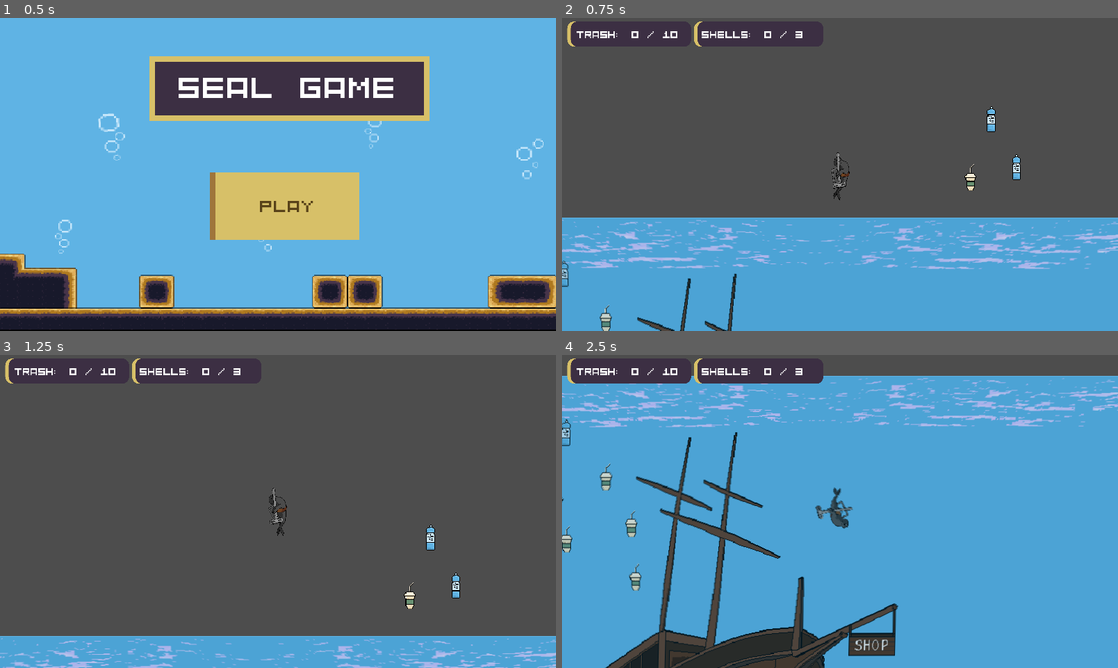
Above: before the commit, frames 1-4 (two rows, left to right).
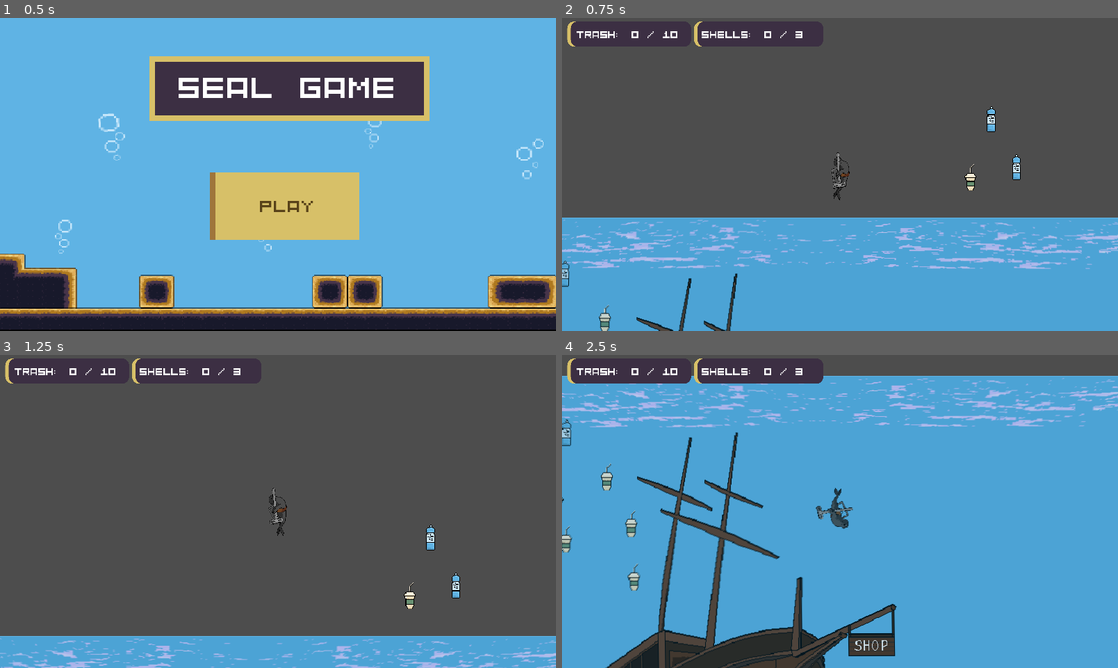
Above: after the commit, the same moments.

Repository: MDSErikaFF/GDV210_GamesForImpact
Game: Godot game, scene res://UI/main_menu.tscn
Same seed, same stepped clock (60 frames per second), same inputs: the game is played once before the commit and once after it. The engine's default icon, where the game draws it, is replaced by a stand-in: a white triangle on a blue panel in a dark square.
Inputs (mouse positions are in pixels of both pictures, inside the frame that each line leads up to):
- Up to frame 1 (0.5 s): no input
- Up to frame 2 (0.75 s): click "Play" at 0.5 s
- Up to frame 3 (1.25 s): no input
- Up to frame 4 (2.5 s): move the mouse to (962, 495) at 1.27 s; hold D (Right) 1.28-2.03 s; tap P (ActivatePollution) at 1.35 s; move the mouse to (728, 527) at 2.02 s; hold S (Down) from 2.03 s (still down); click (728, 527) at 2.1 s

Frame 1 is identical in both runs. In frame 2, 2.0% of the frame differs, in the area x 0-100%, y 64-100%; in frame 3, 1.1%; in frame 4, 3.3%, in the area x 0-100%, y 7-100%.

Commit message:
Added hermit crab and a "E" symbol when at shop to indicate the player how to open the shop

Diff:
--- a/gdv210_gamesforimpact/Scenes/Levels/Other/underwater_effect_filter.tscn
+++ b/gdv210_gamesforimpact/Scenes/Levels/Other/underwater_effect_filter.tscn
@@ -4,7 +4,7 @@
 
 [sub_resource type="ShaderMaterial" id="ShaderMaterial_4hlw7"]
 shader = ExtResource("1_h1yhn")
-shader_parameter/wave_strength = 9.032
+shader_parameter/wave_strength = 6.013
 shader_parameter/wave_speed = 1.544
 shader_parameter/distortion_strength = 0.002
 shader_parameter/water_tint = Color(0, 0.4, 0.6, 0.25)
--- a/gdv210_gamesforimpact/Scenes/Shop/Shop.tscn
+++ b/gdv210_gamesforimpact/Scenes/Shop/Shop.tscn
@@ -1,7 +1,8 @@
-[gd_scene load_steps=4 format=3 uid="uid://q2nqilgd5pf3"]
+[gd_scene load_steps=5 format=3 uid="uid://q2nqilgd5pf3"]
 
 [ext_resource type="Script" path="res://Scripts/entities/Shop/Shop.gd" id="1_sj8lk"]
 [ext_resource type="Texture2D" uid="uid://bcawmp7cufhka" path="res://Assets/Images/Ship 1.png" id="2_nj55o"]
+[ext_resource type="PackedScene" uid="uid://pvdvjo67dfuw" path="res://Scenes/Shop/hermit_crab.tscn" id="3_et8b6"]
 
 [sub_resource type="RectangleShape2D" id="RectangleShape2D_p578e"]
 size = Vector2(240, 173)
@@ -12,6 +13,9 @@
 [node name="ShopSprite2D" type="Sprite2D" parent="."]
 texture = ExtResource("2_nj55o")
 
+[node name="HermitCrab" parent="." instance=ExtResource("3_et8b6")]
+position = Vector2(-293, 282)
+
 [node name="ShopArea2D" type="Area2D" parent="."]
 
 [node name="CollisionShape2D" type="CollisionShape2D" parent="ShopArea2D"]
--- /dev/null
+++ b/gdv210_gamesforimpact/Scenes/Shop/hermit_crab.tscn
@@ -0,0 +1,63 @@
+[gd_scene load_steps=10 format=3 uid="uid://pvdvjo67dfuw"]
+
+[ext_resource type="Script" path="res://Scripts/entities/Shop/hermit_crab.gd" id="1_ibg5y"]
+[ext_resource type="Texture2D" uid="uid://c5qctgs2embwk" path="res://Assets/Images/Characters/HermitCrab_SpriteSheet_Idle.png" id="1_l1mss"]
+[ext_resource type="Texture2D" uid="uid://bnt3o0nqr7ue6" path="res://Assets/Images/PressE_Icon.png" id="3_1f0r8"]
+
+[sub_resource type="AtlasTexture" id="AtlasTexture_ddbaa"]
+atlas = ExtResource("1_l1mss")
+region = Rect2(0, 0, 64, 64)
+
+[sub_resource type="AtlasTexture" id="AtlasTexture_uwgbi"]
+atlas = ExtResource("1_l1mss")
+region = Rect2(64, 0, 64, 64)
+
+[sub_resource type="AtlasTexture" id="AtlasTexture_mcyc4"]
+atlas = ExtResource("1_l1mss")
+region = Rect2(128, 0, 64, 64)
+
+[sub_resource type="AtlasTexture" id="AtlasTexture_ydt5o"]
+atlas = ExtResource("1_l1mss")
+region = Rect2(192, 0, 64, 64)
+
+[sub_resource type="AtlasTexture" id="AtlasTexture_itsf6"]
+atlas = ExtResource("1_l1mss")
+region = Rect2(256, 0, 64, 64)
+
+[sub_resource type="SpriteFrames" id="SpriteFrames_liuqk"]
+animations = [{
+"frames": [{
+"duration": 1.0,
+"texture": SubResource("AtlasTexture_ddbaa")
+}, {
+"duration": 1.0,
+"texture": SubResource("AtlasTexture_uwgbi")
+}, {
+"duration": 1.0,
+"texture": SubResource("AtlasTexture_mcyc4")
+}, {
+"duration": 1.0,
+"texture": SubResource("AtlasTexture_ydt5o")
+}, {
+"duration": 1.0,
+"texture": SubResource("AtlasTexture_itsf6")
+}],
+"loop": true,
+"name": &"Idle",
+"speed": 5.0
+}]
+
+[node name="HermitCrab" type="Node2D"]
+script = ExtResource("1_ibg5y")
+
+[node name="AnimatedSprite2D" type="AnimatedSprite2D" parent="."]
+scale = Vector2(-1, 1)
+sprite_frames = SubResource("SpriteFrames_liuqk")
+animation = &"Idle"
+autoplay = "Idle"
+frame = 2
+frame_progress = 0.573324
+
+[node name="EnterShopSprite" type="Sprite2D" parent="."]
+position = Vector2(41, -43)
+texture = ExtResource("3_1f0r8")
--- a/gdv210_gamesforimpact/Scripts/entities/Player/player.gd
+++ b/gdv210_gamesforimpact/Scripts/entities/Player/player.gd
@@ -20,6 +20,9 @@
 var input = Vector2.ZERO
 
 var last_angle = 0.0;
+
+@onready var seal_sprite = $AnimatedSprite2D
+@onready var trashVacuum = $Vacuum
 
 
 enum PlayState
@@ -100,6 +103,8 @@
 	rotation = lerp_angle(rotation, target_angle, rotation_speed * delta)
 
 
+
+
 func _on_out_of_water_body_entered(body):
 	if body == self:
 		in_water = false
--- a/gdv210_gamesforimpact/Scripts/entities/Player/vacuum.gd
+++ b/gdv210_gamesforimpact/Scripts/entities/Player/vacuum.gd
@@ -27,6 +27,7 @@
 			LevelUpVacuum()
 
 
+
 func _on_vacuum_area_2d_area_entered(area):
 	if GameManager.CurrentlyVacuum == true:
 		print("Vacuum trash")
--- /dev/null
+++ b/gdv210_gamesforimpact/Scripts/entities/Shop/hermit_crab.gd
@@ -0,0 +1,17 @@
+extends Node2D
+
+
+@onready var EnterShopSprite = $EnterShopSprite
+
+# Called when the node enters the scene tree for the first time.
+func _ready():
+	EnterShopSprite.visible = false;
+
+
+# Called every frame. 'delta' is the elapsed time since the previous frame.
+func _process(delta):
+
+	if GameManager.atShop == true:
+		EnterShopSprite.visible = true
+	else:
+		EnterShopSprite.visible = false;
Binary file added: gdv210_gamesforimpact/Assets/Images/PressE_Icon.png
Not shown, added: gdv210_gamesforimpact/Assets/Images/PressE_Icon.png.import
